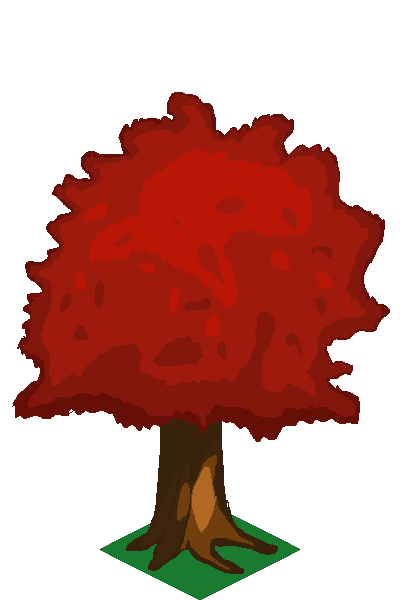
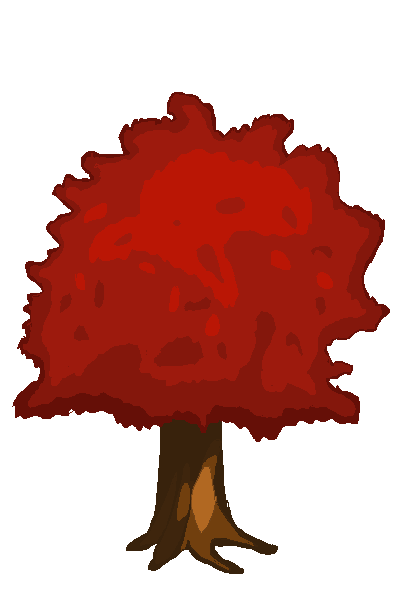
Layered file, before and after one edit (400×600). Changes by layer:
hid "Shape 4" over [100, 514, 300, 600]
